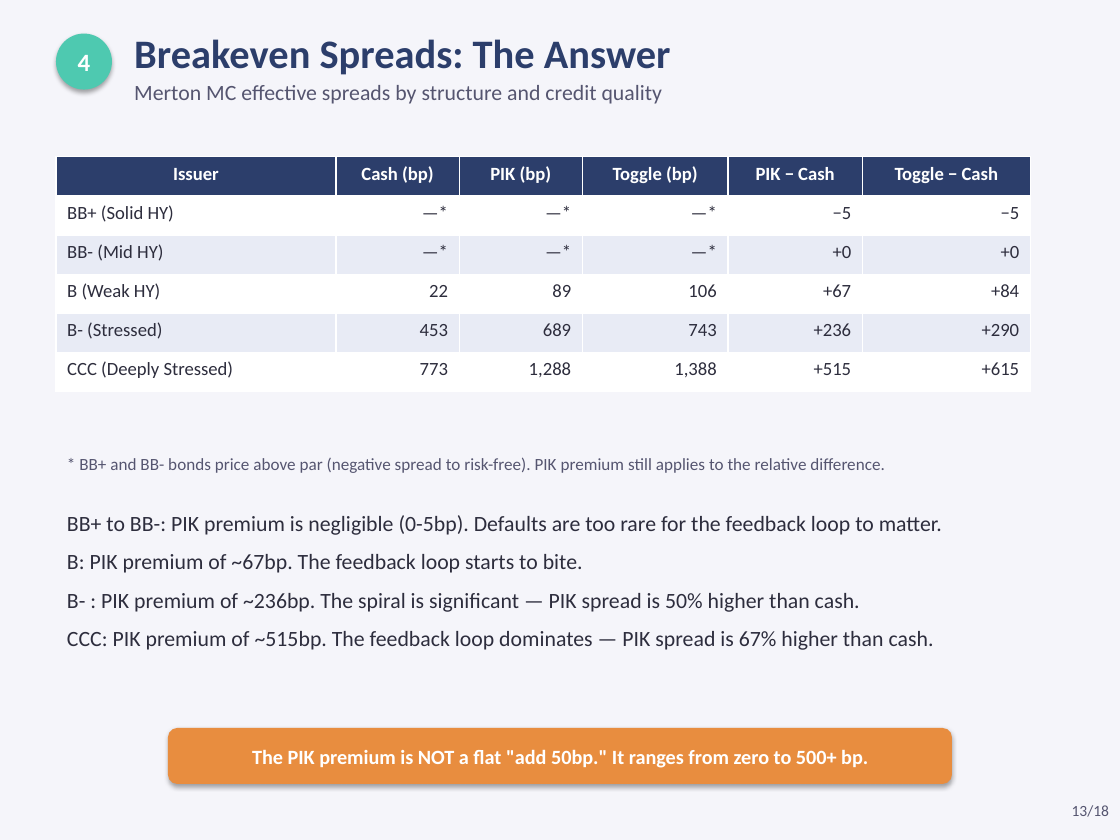
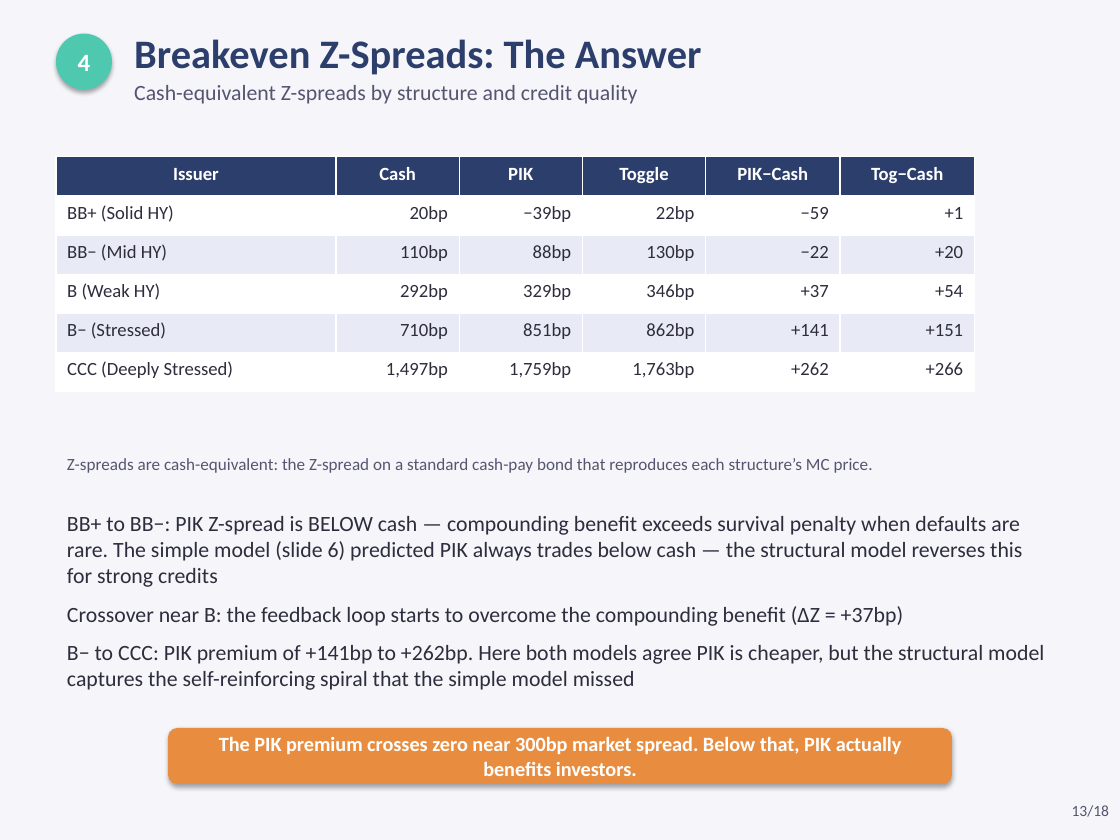
Before and after one commit to jeickmeier/rfin, a slide deck: slide 13 of finstack-py/examples/scripts/valuations/instruments/pik_coupon_pricing.pptx. Drawn at 1120x840 pixels with LibreOffice and Linux fonts; fonts in the diff are those of the drawing. Boxes give left, top, right and bottom in pixels: in the first picture for what was removed or moved away, otherwise in the second. Text is boxed around its words. In the diff, an @@ line names an element or a change of style, - is before the commit and + after.

```diff
--- a/finstack-py/examples/scripts/valuations/instruments/pik_coupon_pricing.pptx
+++ b/finstack-py/examples/scripts/valuations/instruments/pik_coupon_pricing.pptx
@@ text at <box>134,39,702,75</box>: text changed @@
-Breakeven Spreads: The Answer
+Breakeven Z-Spreads: The Answer
@@ text at <box>134,85,637,104</box>: text changed @@
-Merton MC effective spreads by structure and credit quality
+Cash-equivalent Z-spreads by structure and credit quality
@@ table at <box>56,157,974,392</box> @@
-row 1: Issuer | Cash (bp) | PIK (bp) | Toggle (bp) | PIK − Cash | Toggle − Cash
+row 1: Issuer | Cash | PIK | Toggle | PIK−Cash | Tog−Cash
-row 2: BB+ (Solid HY) | —* | —* | —* | −5 | −5
+row 2: BB+ (Solid HY) | 20bp | −39bp | 22bp | −59 | +1
-row 3: BB- (Mid HY) | —* | —* | —* | +0 | +0
+row 3: BB− (Mid HY) | 110bp | 88bp | 130bp | −22 | +20
-row 4: B (Weak HY) | 22 | 89 | 106 | +67 | +84
+row 4: B (Weak HY) | 292bp | 329bp | 346bp | +37 | +54
-row 5: B- (Stressed) | 453 | 689 | 743 | +236 | +290
+row 5: B− (Stressed) | 710bp | 851bp | 862bp | +141 | +151
-row 6: CCC (Deeply Stressed) | 773 | 1,288 | 1,388 | +515 | +615
+row 6: CCC (Deeply Stressed) | 1,497bp | 1,759bp | 1,763bp | +262 | +266
@@ table: place and size @@
-table at <box>56,157,1030,392</box>
+table at <box>56,157,974,392</box>
@@ text at <box>67,458,873,473</box>: text changed @@
-* BB+ and BB- bonds price above par (negative spread to risk-free). PIK premium still applies to the relative difference.
+Z-spreads are cash-equivalent: the Z-spread on a standard cash-pay bond that reproduces each structure’s MC price.
@@ text at <box>67,516,1044,690</box>: text changed @@
-BB+ to BB-: PIK premium is negligible (0-5bp). Defaults are too rare for the feedback loop to matter.
-B: PIK premium of ~67bp. The feedback loop starts to bite.
-B- : PIK premium of ~236bp. The spiral is significant — PIK spread is 50% higher than cash.
-CCC: PIK premium of ~515bp. The feedback loop dominates — PIK spread is 67% higher than cash.
+BB+ to BB−: PIK Z-spread is BELOW cash — compounding benefit exceeds survival penalty when defaults are rare. The simple model (slide 6) predicted PIK always trades below cash — the structural model reverses this for strong credits
+Crossover near B: the feedback loop starts to overcome the compounding benefit (ΔZ = +37bp)
+B− to CCC: PIK premium of +141bp to +262bp. Here both models agree PIK is cheaper, but the structural model captures the self-reinforcing spiral that the simple model missed
@@ text in rounded rectangle at <box>219,737,902,776</box>: text changed @@
-The PIK premium is NOT a flat "add 50bp." It ranges from zero to 500+ bp.
+The PIK premium crosses zero near 300bp market spread. Below that, PIK actually benefits investors.
```
Also in this commit, not shown: 14 other slides changed, 2 slides added, 2 slides removed, 9 other files.
